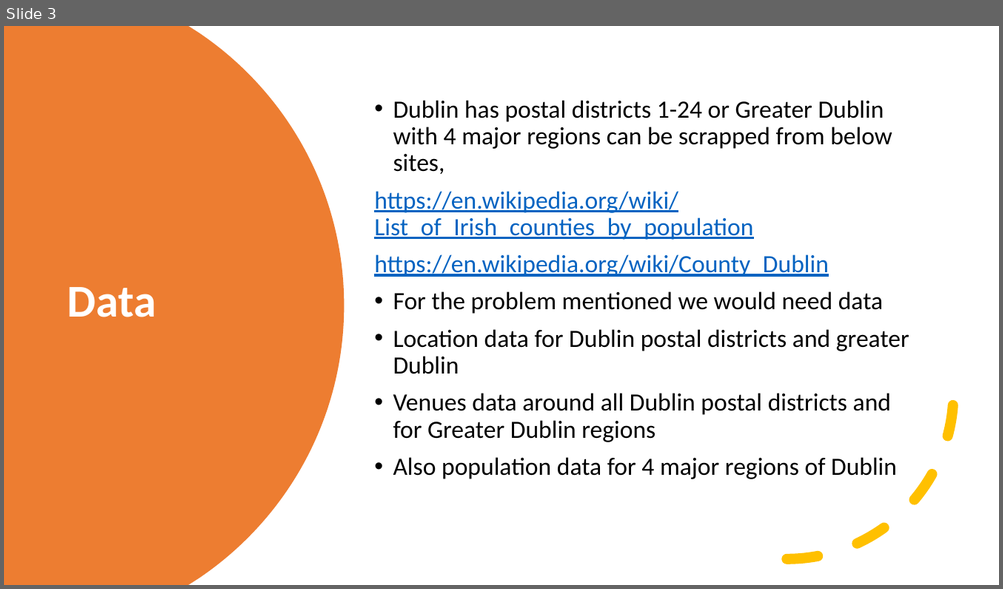
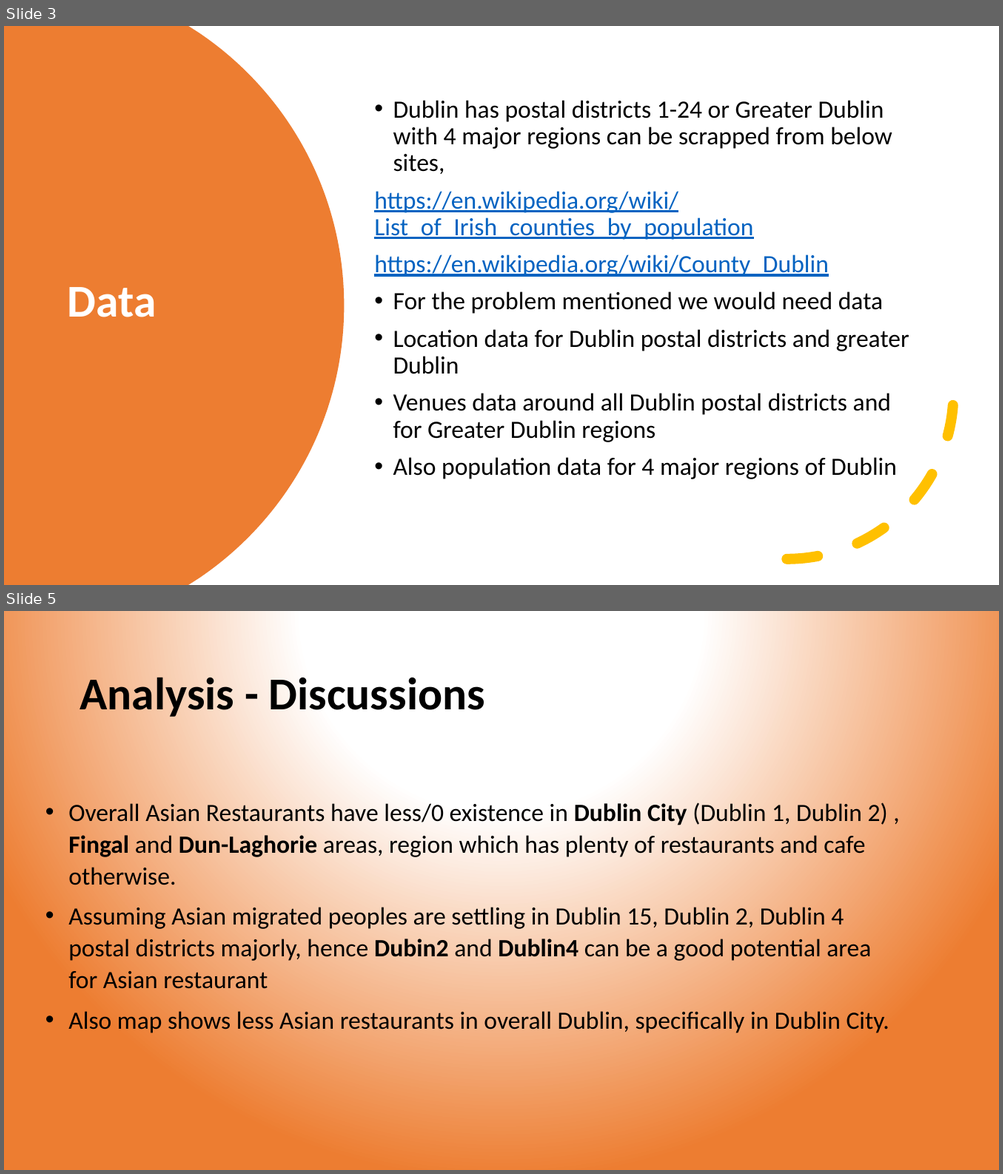
Before and after one commit to gitrepo-2020/Coursera_Capstone, a slide deck: Capstone_DublinBiz_week2.pptx. Shown one above the other, each under a label of ours: slide 3 before the commit, slides 3 and 5 after it; the slides between them are not shown. The pictures are 1003x589 and 1003x1174 pixels, drawn with LibreOffice and Linux fonts; fonts in the diff are those of the drawing. Boxes give left, top, right and bottom in pixels: in the first picture for what was removed or moved away, otherwise in the second. Text is boxed around its words. In the diff, an @@ line names an element or a change of style, - is before the commit and + after.

```diff
--- a/Capstone_DublinBiz_week2.pptx
+++ b/Capstone_DublinBiz_week2.pptx
@@ slide 5 added at box(4, 611, 999, 1170), background gradient #FFFFFF to #ED7D31 @@
@@ title added at box(79, 672, 485, 721), 44 pt, text #000000, bold @@
+Analysis - Discussions
@@ text added at box(68, 803, 889, 1034), 24 pt, text #000000 @@
+• Overall Asian Restaurants have less/0 existence in Dublin City (Dublin 1, Dublin 2) , Fingal and Dun-Laghorie areas, region which has plenty of restaurants and cafe otherwise.
+• Assuming Asian migrated peoples are settling in Dublin 15, Dublin 2, Dublin 4 postal districts majorly, hence Dubin2 and Dublin4 can be a good potential area for Asian restaurant
+• Also map shows less Asian restaurants in overall Dublin, specifically in Dublin City.
```
Also in this commit, not shown: 2 slides changed.
